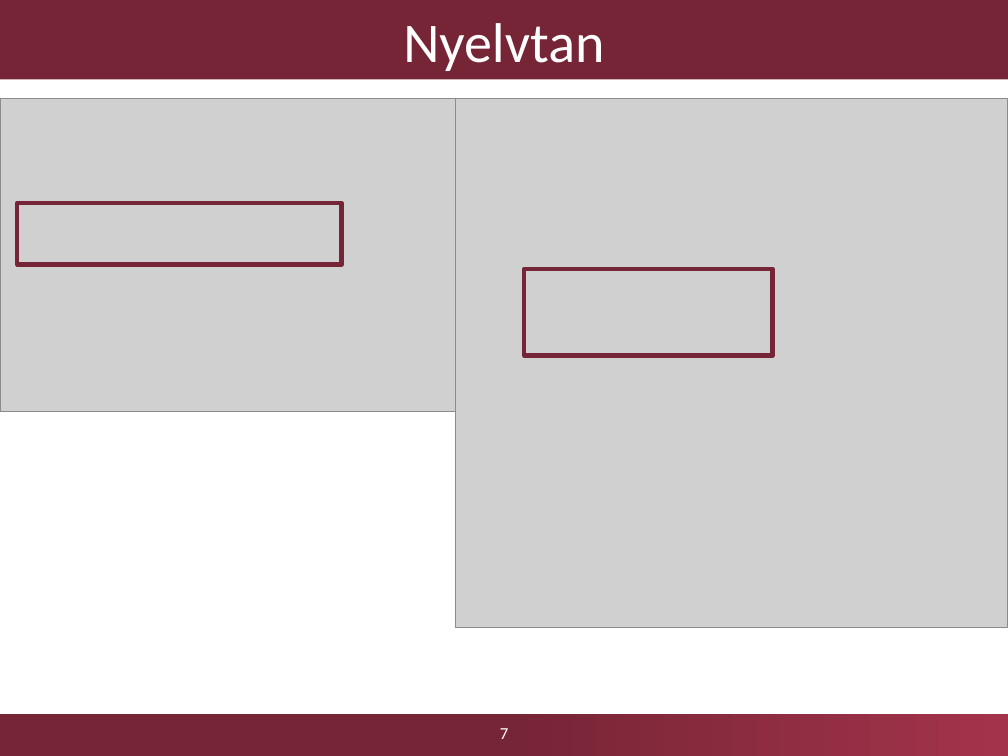
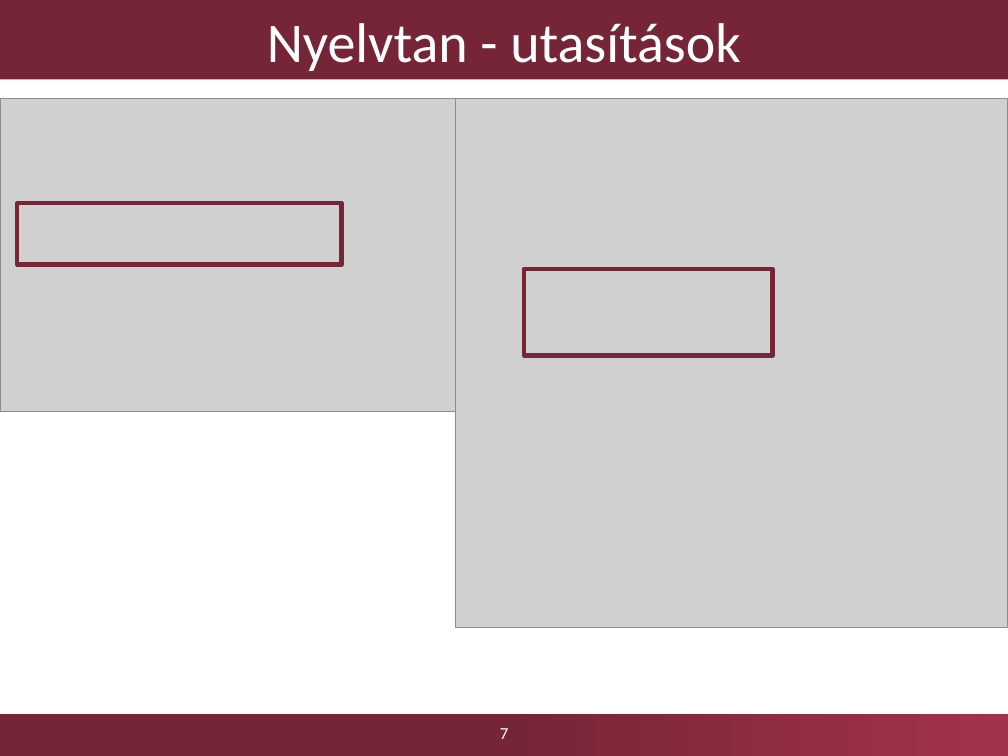
Before and after one commit to FTSRG-MDSD/MDSD-2016-ztz, a slide deck: slide 7 of doc/prezi/hw2/ztz-presentation.pptx. Drawn at 1008x756 pixels with LibreOffice and Linux fonts; fonts in the diff are those of the drawing; grey boxes stand for pictures; background and template pictures are left out. Boxes give left, top, right and bottom in pixels: in the first picture for what was removed or moved away, otherwise in the second. Text is boxed around its words. In the diff, an @@ line names an element or a change of style, - is before the commit and + after.

```diff
--- a/doc/prezi/hw2/ztz-presentation.pptx
+++ b/doc/prezi/hw2/ztz-presentation.pptx
@@ title at <box>267,23,740,71</box>: text changed @@
-Nyelvtan
+Nyelvtan - utasítások
```
Also in this commit, not shown: 7 other slides changed.
